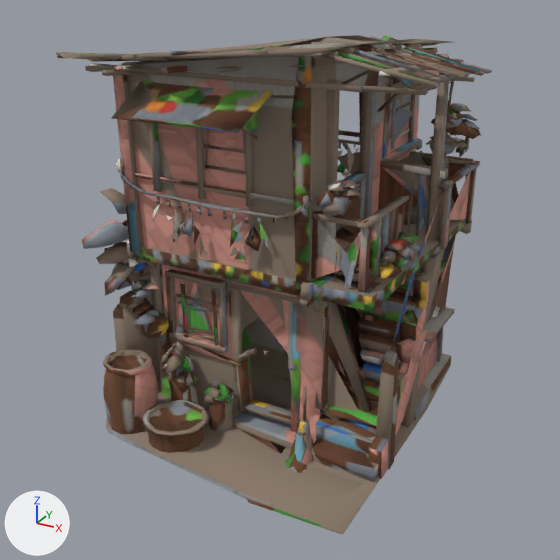
What one commit did to the glTF model assets/models/props/house_3.glb.
Before and after are seen from a 50 mm lens placed at (0.907, -1.707, 1.182), pointed at (0.001, -0.059, 0.358). The lights are fixed; the arrows at lower left show +X, +Y and +Z. The older version comes first. Vertices at exactly the same position are counted once.
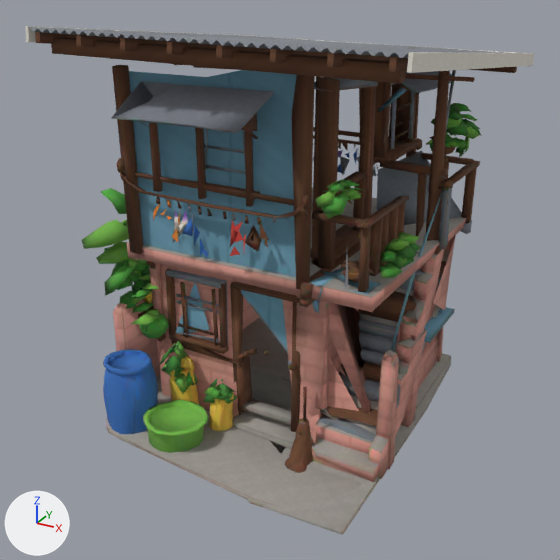
Pixel boxes [x1, y1, x2, y2] of what changed, in the pictures (560 x 560 px):
'Mesh0', reshaped (17% wider): before [56, 35, 492, 535]; after [25, 26, 534, 535]
part 1 of me_mesh_0_001, added: after [260, 36, 513, 53]
part 2 of me_mesh_0_001, added (mostly hidden): after [466, 67, 517, 73]
part 3 of me_mesh_0_001, added (brown): after [51, 37, 406, 84]
part 4 of me_mesh_0_001, rebuilt (53% wider, 39% taller): before [140, 35, 451, 57]; after [29, 27, 504, 58]
part 5 of me_mesh_0_001, rebuilt: before [121, 54, 189, 61]; after [120, 38, 173, 50]
part 6 of me_mesh_0_001, rebuilt: before [95, 53, 131, 59]; after [76, 35, 135, 47]
part 7 of me_mesh_0_001, rebuilt: before [170, 51, 205, 55]; after [167, 42, 217, 54]
part 8 of me_mesh_0_001, rebuilt: before [285, 43, 439, 56]; after [270, 49, 332, 62]
part 9 of me_mesh_0_001, deleted (brown): before [85, 35, 492, 287]
part 10 of me_mesh_0_001, built on: before [56, 52, 116, 60]; after [25, 26, 534, 73]
part 11 of me_mesh_0_001, surface changed: before [82, 49, 482, 535]; after [82, 64, 482, 535]

Edits to the bpy script that builds the scene:
```text
Change me_mesh_0_001:
    used by ob_mesh0; location = (0.0, 0.0, 0.0)
    remove me_mesh_0_001.from_pydata(...)  # 4250 vertices, 5856 faces; spans x -0.465..0.465, y -0.494..0.493, z 0.0..0.999
    add me_mesh_0_001.from_pydata(...)  # 4204 vertices, 5726 faces; spans x -0.465..0.464, y -0.494..0.522, z 0.0..1.012
    me_mesh_0_001 part 1: a new loose piece, a box spanning x -0.4..0.46, y 0.5143..0.5223, z 0.8664..0.8984, in mat_propmat (picture img_prop_base_color)
    me_mesh_0_001 part 2: a new loose piece, a box spanning x -0.37..0.43, y 0.456..0.484, z 0.854..0.886, in mat_propmat (picture img_prop_base_color)
    me_mesh_0_001 part 3: a new loose piece, a box spanning x -0.37..0.43, y -0.414..-0.386, z 0.954..0.986, in mat_propmat (picture img_prop_base_color)
    me_mesh_0_001 part 4: the loose piece of 33 vertices spanning x -0.388..0.259, y -0.409..0.493, z 0.846..0.999 is rebuilt with 274 vertices and now spans x -0.4..0.46, y -0.45..0.52, z 0.89..1.01
    me_mesh_0_001 part 5: the loose piece of 15 vertices spanning x -0.195..-0.153, y -0.406..0.482, z 0.865..0.965 is rebuilt with 8 vertices and now spans x -0.147..-0.135, y -0.453..0.519, z 0.868..1.001
    me_mesh_0_001 part 6: the loose piece of 13 vertices spanning x -0.262..-0.214, y -0.402..0.474, z 0.853..0.961 is rebuilt with 8 vertices and now spans x -0.262..-0.25, y -0.453..0.519, z 0.868..1.001
    me_mesh_0_001 part 7: the loose piece of 9 vertices spanning x -0.085..-0.037, y -0.407..0.479, z 0.877..0.979 is rebuilt with 8 vertices and now spans x -0.033..-0.021, y -0.453..0.519, z 0.868..1.001
    me_mesh_0_001 part 8: the loose piece of 6 vertices spanning x 0.189..0.226, y -0.405..0.484, z 0.909..0.998 is rebuilt with 8 vertices and now spans x 0.195..0.207, y -0.453..0.519, z 0.868..1.001
    me_mesh_0_001 part 9: 55 loose pieces with 333 vertices, spanning x -0.391..0.465, y -0.408..0.483, z 0.465..0.998, are deleted
    me_mesh_0_001 part 10
    15 vertices are removed from x -0.364..-0.28, y -0.41..0.473, z 0.841..0.957
    27 faces are deleted
    24 vertices are added at x -0.404..0.456, y -0.453..0.52, z 0.868..1.012
    16 new vertices lie (0.012, 0.0, 0.0) away from vertices in x -0.376..0.424, y -0.453..0.519, z 0.868..1.001
    8 new vertices lie (0.008, 0.0, 0.0) away from vertices in x -0.404..0.456, y -0.453..0.52, z 0.868..1.012
    72 new faces join them
    me_mesh_0_001 part 11: 5298 kept faces spanning x -0.465..0.421, y -0.494..0.435, z 0.0..0.983 get new texture (UV) coordinates
```
